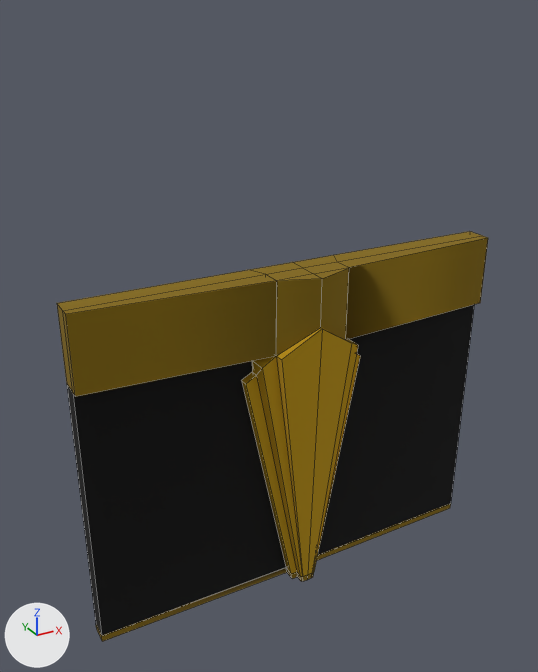
What one commit did to the OBJ model Assets/Models/wall_piece.obj.
Camera for both pictures: a 50 mm camera at (-44.3, -72.3, 72.4) aimed at (-3.8, 1.3, 35.6). Arrows for +X, +Y and +Z are at lower left; the lights stay in place. Mesh edges are drawn as thin lines. Where no turn or scale is listed for an object, it has been applied to the vertices.

Names of what the first picture shows: 'wall_piece'.
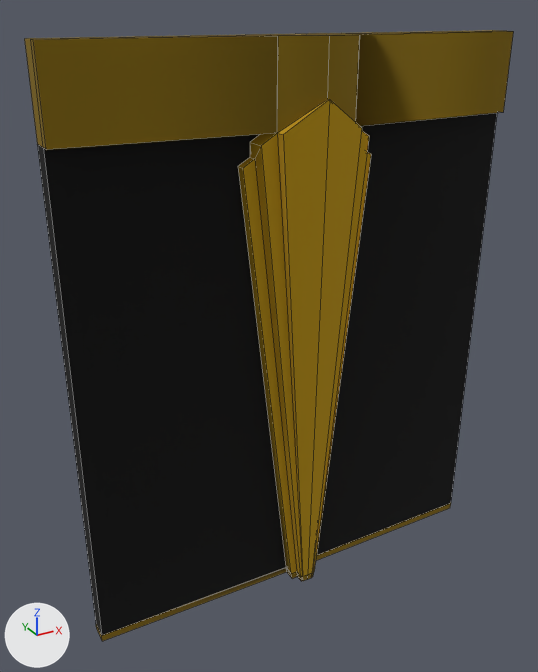
Location of each change, (x1, y1, x2, y2) in pixels of the pictures (538 x 672 px; the box of a moved part takes in the faces that stretch with it):
'wall_piece', reshaped (13% wider, 49% taller): before (57, 231, 488, 642); after (25, 30, 513, 641)
part 1 of me_wall_piece, moved or reshaped: before (57, 231, 488, 636); after (25, 30, 513, 636)

What the commit changed:
me_wall_piece has 131 vertices, 133 faces and spans x -28.5..28.5, y -4.8..2.4, z -0.8..44.2.
me_wall_piece is used by ob_wall_piece; location (0.0, 0.0, 0.0).
me_wall_piece part 1: all 47 vertices in x -28.5..28.5, y -4.8..2.4, z 31.2..44.2 are moved by (0.0, 0.0, 25.7).
